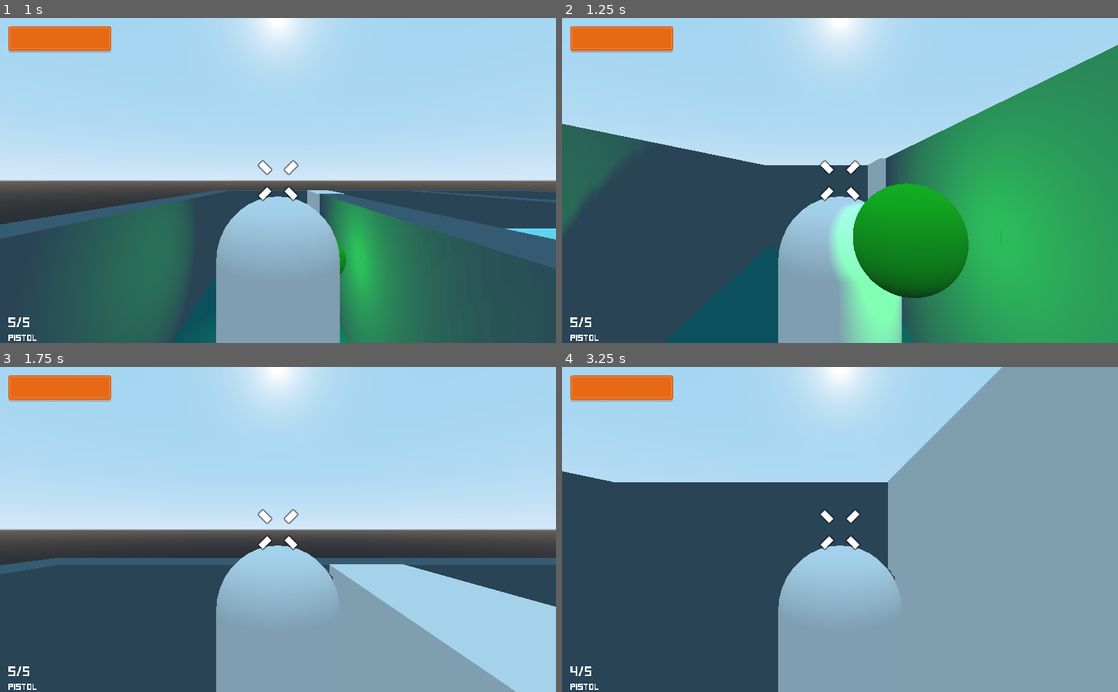
Above: before the commit, frames 1-4 (two rows, left to right).
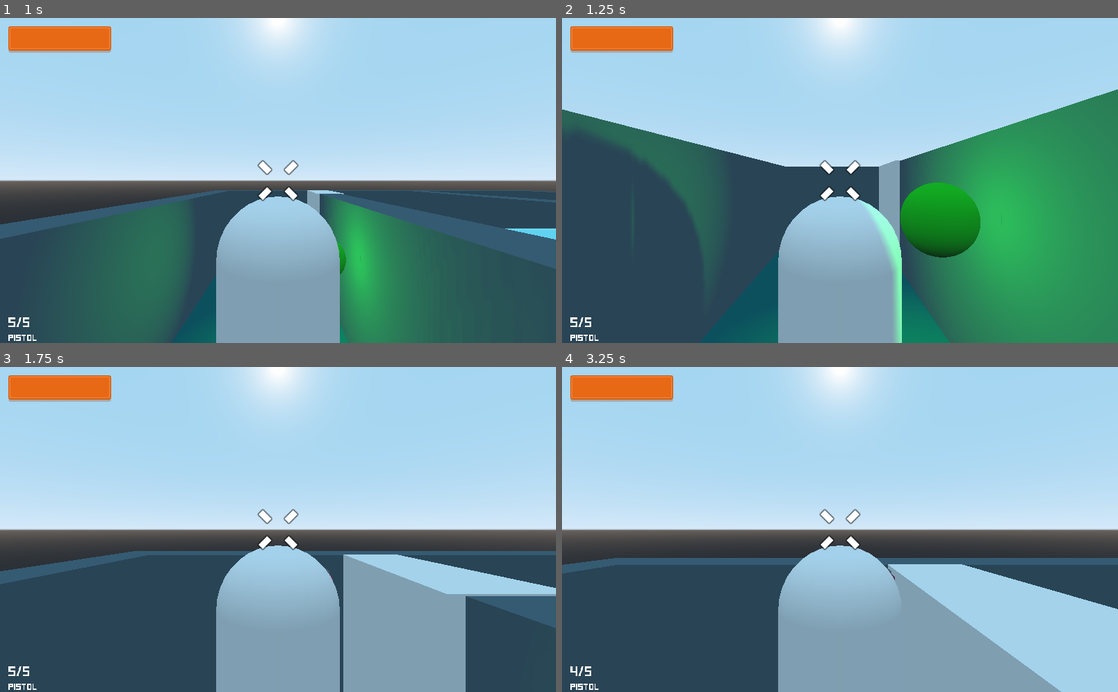
Above: after the commit, the same moments.

Repository: realyurimednikov/fps-sandbox
Game: Godot game, scene res://Levels/DemoLevel.tscn
Same seed, same stepped clock (60 frames per second), same inputs: the game is played once before the commit and once after it. This scene is started directly instead of the project's main scene.
Inputs (mouse positions are in pixels of both pictures, inside the frame that each line leads up to):
- Up to frame 1 (1 s): tap Enter at 0.5 s; move the mouse to (305, 180) at 0.52 s; hold W (move_forward) from 0.53 s (still down); tap C (camera_switch) at 0.6 s; tap Space (jump) at 0.77 s
- Up to frame 2 (1.25 s): keep holding W (move_forward)
- Up to frame 3 (1.75 s): keep holding W (move_forward); move the mouse to (250, 529) at 1.27 s; tap E (interact) at 1.35 s; tap Space (jump) at 1.52 s
- Up to frame 4 (3.25 s): keep holding W (move_forward); move the mouse to (851, 523) at 2.02 s; click (851, 523) at 2.1 s; tap Space (jump) at 2.75, 3.02 s; move the mouse to (834, 536) at 2.77 s; tap 1 (weapon_pistol) at 2.85 s

Frame 1 is identical in both runs. In frame 2, 20% of the frame differs, in the area x 0-100%, y 8-100%; in frame 3, 12%; in frame 4, 45%, in the area x 0-100%, y 0-100%.

Commit message:
Fixed player collisions in vehicle mode

Diff:
--- a/Player/Player.gd
+++ b/Player/Player.gd
@@ -22,7 +22,7 @@
 onready var hand = $Head/FirstPersonCamera/Hand
 onready var active_weapon: Weapon
 onready var interaction_raycast = $Head/FirstPersonCamera/Hand/InteractionRayCast
-
+onready var collision_shape = $CollisionShape
 
 var velocity: Vector3
 var mouse_mov: float
@@ -210,6 +210,7 @@
 	visible = true
 	camera.current = true
 	interaction_raycast.enable()
+	collision_shape.disabled = false
 
 
 func disable_player():
@@ -217,6 +218,7 @@
 	visible = false
 	camera.current = false
 	interaction_raycast.disable()
+	collision_shape.disabled = true
 
 
 func update_player_position(position):
--- a/Player/Player.tscn
+++ b/Player/Player.tscn
@@ -17,6 +17,7 @@
 [node name="Player" type="KinematicBody" groups=[
 "Player",
 ]]
+collision_mask = 127
 script = ExtResource( 1 )
 mouse_sensetivity = 0.15
 sway_left = Vector3( 0, 0.1, 0 )
